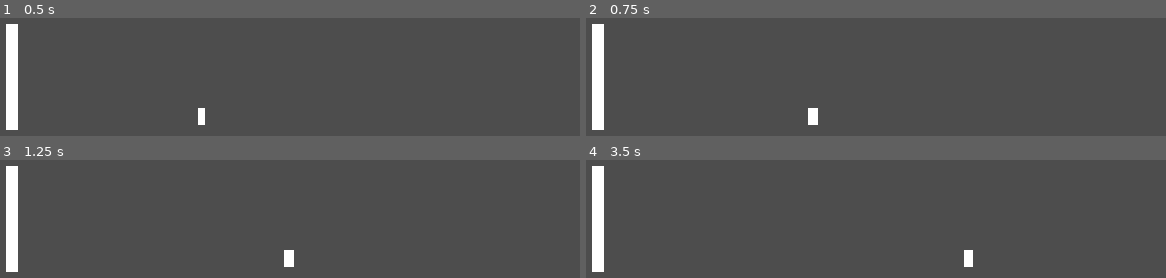
Above: before the commit, frames 1-4 (two rows, left to right).
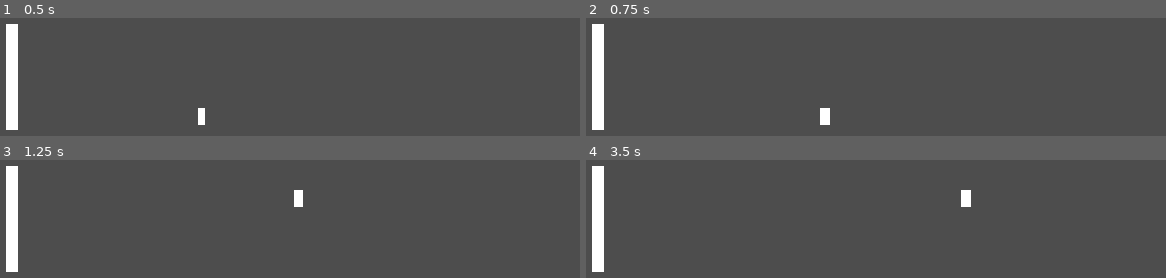
Above: after the commit, the same moments.

Repository: andre-felipe-wonsik-alves/seinfo-26
Game: Godot game, scene res://Scenes/root.tscn
The game is run twice, just before and just after one commit, with the same random seed, the same clock (stepped at 60 frames per second) and the same inputs. Before the commit the project has no main scene; this scene is started directly in both runs.
Inputs:
- Up to frame 1 (0.5 s): no input
- Up to frame 2 (0.75 s): hold D (right) from 0.53 s (still down); hold Shift (run, bound only after the commit) from 0.53 s (still down)
- Up to frame 3 (1.25 s): keep holding D (right); keep holding Shift (run, bound only after the commit); tap Space (jump, bound only after the commit) at 0.77, 0.8, 1.07 s
- Up to frame 4 (3.5 s): release Shift (run, bound only after the commit) at 1.28 s; tap Space (jump, bound only after the commit) at 1.35, 1.52, 1.82, 2.3, 3.02, 3.32 s; tap Shift (run, bound only after the commit) at 1.55, 2.85 s; release D (right) at 2.03 s; hold A (left) 2.03-2.78 s; hold Shift (run, bound only after the commit) 2.03-2.78 s; hold D (right) from 2.78 s (still down)

Frame 1 is identical in both runs. In frame 2, 0.5% of the frame differs, in the area x 38-43%, y 76-91%; in frame 3, 0.5%; in frame 4, 0.5%.

Commit message:
feat: adiciona MachineState e outros Estados

Diff:
--- a/Jogo/Scenes/player.tscn
+++ b/Jogo/Scenes/player.tscn
@@ -3,6 +3,13 @@
 [ext_resource type="Script" uid="uid://b8t4d1xecaopc" path="res://Scripts/player.gd" id="1_cvnsp"]
 [ext_resource type="Script" uid="uid://2an7o7ygeo8g" path="res://Scripts/Components/InputComponent.gd" id="1_v0iea"]
 [ext_resource type="Script" uid="uid://dwfp3bw0nq5o0" path="res://Scripts/Components/MovementComponent.gd" id="3_6t5aa"]
+[ext_resource type="Script" path="res://Scripts/StateMachine/state_machine.gd" id="4_smach"]
+[ext_resource type="Script" path="res://Scripts/StateMachine/States/idle_state.gd" id="5_idle"]
+[ext_resource type="Script" path="res://Scripts/StateMachine/States/walking_state.gd" id="6_walk"]
+[ext_resource type="Script" path="res://Scripts/StateMachine/States/running_state.gd" id="7_run"]
+[ext_resource type="Script" path="res://Scripts/StateMachine/States/jumping_state.gd" id="8_jump"]
+[ext_resource type="Script" path="res://Scripts/StateMachine/States/falling_state.gd" id="9_fall"]
+[ext_resource type="Script" path="res://Scripts/StateMachine/States/climbing_state.gd" id="10_climb"]
 
 [sub_resource type="RectangleShape2D" id="RectangleShape2D_86cna"]
 
@@ -40,3 +47,26 @@
 model = NodePath("../MeshInstance2D")
 speed = 300.0
 metadata/_custom_type_script = "uid://dwfp3bw0nq5o0"
+
+[node name="StateMachine" type="Node" parent="." node_paths=PackedStringArray("initial_state")]
+unique_name_in_owner = true
+script = ExtResource("4_smach")
+initial_state = NodePath("Idle")
+
+[node name="Idle" type="Node" parent="StateMachine"]
+script = ExtResource("5_idle")
+
+[node name="Walking" type="Node" parent="StateMachine"]
+script = ExtResource("6_walk")
+
+[node name="Running" type="Node" parent="StateMachine"]
+script = ExtResource("7_run")
+
+[node name="Jumping" type="Node" parent="StateMachine"]
+script = ExtResource("8_jump")
+
+[node name="Falling" type="Node" parent="StateMachine"]
+script = ExtResource("9_fall")
+
+[node name="Climbing" type="Node" parent="StateMachine"]
+script = ExtResource("10_climb")
--- a/Jogo/Scripts/Components/InputComponent.gd
+++ b/Jogo/Scripts/Components/InputComponent.gd
@@ -1,6 +1,13 @@
 class_name InputComponent extends Node
 
 var move_dir: Vector2 = Vector2.ZERO
+var jump_just_pressed: bool = false
+var run_pressed: bool = false
+var up_pressed: bool = false
+
 
 func update() -> void:
-	move_dir = Input.get_vector("left","right","up","down")
+	move_dir = Input.get_vector("left", "right", "up", "down")
+	jump_just_pressed = Input.is_action_just_pressed("jump")
+	run_pressed = Input.is_action_pressed("run")
+	up_pressed = Input.is_action_pressed("up")
--- a/Jogo/Scripts/Components/MovementComponent.gd
+++ b/Jogo/Scripts/Components/MovementComponent.gd
@@ -3,25 +3,49 @@
 @export var body: CharacterBody2D
 @export var model: Node2D
 @export var speed := 10.0
+@export var run_multiplier := 1.6
+@export var jump_force := 1000.0
 @export var gravity_multiplier := 3.0
+@export var climb_speed_scale := 0.6 # velocidade horizontal reduzida enquanto escala
 
-var direction: Vector2 = Vector2.ZERO
 var can_climb: bool = false
 
-func execute(delta: float) -> void:
+# --- Ações que os States chamam a cada frame de física ---
+# Cada uma mexe só numa parte do velocity. Quem decide QUAIS chamar é o State.
+
+func move_horizontal(dir_x: float, speed_scale: float = 1.0) -> void:
 	if body == null:
 		return
+	body.velocity.x = dir_x * speed * speed_scale
 
-	body.velocity.x = direction.x * speed
 
-	# Escalada e Gravidade
-	if can_climb and Input.is_action_pressed("up"):
-		body.velocity.y = direction.y * speed if direction.y != 0 else -speed
-	else:
-		if not body.is_on_floor():
-			body.velocity += body.get_gravity() * delta * gravity_multiplier
+func apply_gravity(delta: float) -> void:
+	if body == null:
+		return
+	body.velocity += body.get_gravity() * delta * gravity_multiplier
 
-	body.move_and_slide()
+
+func jump() -> void:
+	if body == null:
+		return
+	body.velocity.y = -jump_force
+
+
+func climb(dir_y: float) -> void:
+	if body == null:
+		return
+	body.velocity.y = dir_y * speed
+
+
+func stop_vertical() -> void:
+	if body:
+		body.velocity.y = 0.0
+
+
+func move_and_slide() -> void:
+	if body:
+		body.move_and_slide()
+
 
 func _on_can_climb(value: bool) -> void:
 	can_climb = value
--- /dev/null
+++ b/Jogo/Scripts/StateMachine/States/climbing_state.gd
@@ -0,0 +1,28 @@
+class_name ClimbingState extends State
+
+
+func enter() -> void:
+	# Zera a velocidade vertical ao agarrar na escada — sem isso, o impulso
+	# de uma queda ou pulo anterior "vazaria" pro início da escalada.
+	player.movement_component.stop_vertical()
+
+
+func physics_update(_delta: float) -> void:
+	var input := player.input_component
+	var movement := player.movement_component
+
+	# Saiu da área da escada (ClimbableComponent avisou can_climb = false)?
+	if not movement.can_climb:
+		state_machine.transition_to("Falling")
+		return
+
+	# Sem gravidade aqui — é essa a principal diferença física do Climbing.
+	movement.move_horizontal(input.move_dir.x, movement.climb_speed_scale)
+	movement.climb(input.move_dir.y)
+
+	# Chegou ao chão e soltou o "up" -> volta a andar normalmente.
+	if player.is_on_floor() and input.move_dir.y >= 0.0 and not input.up_pressed:
+		state_machine.transition_to("Idle")
+		return
+
+	movement.move_and_slide()
--- /dev/null
+++ b/Jogo/Scripts/StateMachine/States/falling_state.gd
@@ -0,0 +1,25 @@
+class_name FallingState extends State
+
+
+func physics_update(delta: float) -> void:
+	var input := player.input_component
+	var movement := player.movement_component
+
+	movement.move_horizontal(input.move_dir.x)
+	movement.apply_gravity(delta)
+
+	if movement.can_climb and input.up_pressed:
+		state_machine.transition_to("Climbing")
+		return
+
+	if player.is_on_floor():
+		if input.move_dir.x != 0.0:
+			if input.run_pressed:
+				state_machine.transition_to("Running")
+			else:
+				state_machine.transition_to("Walking")
+		else:
+			state_machine.transition_to("Idle")
+		return
+
+	movement.move_and_slide()
--- /dev/null
+++ b/Jogo/Scripts/StateMachine/States/idle_state.gd
@@ -0,0 +1,36 @@
+class_name IdleState extends State
+
+
+func enter() -> void:
+	player.movement_component.move_horizontal(0.0)
+
+
+func physics_update(delta: float) -> void:
+	var input := player.input_component
+	var movement := player.movement_component
+
+	# Prioridade 1: chão sumiu debaixo de mim -> caindo
+	if not player.is_on_floor():
+		movement.apply_gravity(delta)
+		state_machine.transition_to("Falling")
+		return
+
+	# Prioridade 2: encostei numa escada e quero subir/descer
+	if movement.can_climb and input.up_pressed:
+		state_machine.transition_to("Climbing")
+		return
+
+	# Prioridade 3: pulei
+	if input.jump_just_pressed:
+		state_machine.transition_to("Jumping")
+		return
+
+	# Prioridade 4: comecei a andar
+	if input.move_dir.x != 0.0:
+		if input.run_pressed:
+			state_machine.transition_to("Running")
+		else:
+			state_machine.transition_to("Walking")
+		return
+
+	movement.move_and_slide()
--- /dev/null
+++ b/Jogo/Scripts/StateMachine/States/jumping_state.gd
@@ -0,0 +1,28 @@
+class_name JumpingState extends State
+
+
+func enter() -> void:
+	# O impulso pra cima acontece só UMA vez, exatamente ao entrar no estado.
+	# É por isso que "enter()" existe: sem ele, teríamos que controlar
+	# manualmente "já pulei ou não" com mais uma variável booleana solta.
+	player.movement_component.jump()
+
+
+func physics_update(delta: float) -> void:
+	var input := player.input_component
+	var movement := player.movement_component
+
+	movement.move_horizontal(input.move_dir.x)
+	movement.apply_gravity(delta)
+
+	if movement.can_climb and input.up_pressed:
+		state_machine.transition_to("Climbing")
+		return
+
+	# Assim que a velocidade vertical vira positiva, a gravidade já venceu
+	# o impulso do pulo e o personagem começou a cair de verdade.
+	if player.velocity.y >= 0.0:
+		state_machine.transition_to("Falling")
+		return
+
+	movement.move_and_slide()
--- /dev/null
+++ b/Jogo/Scripts/StateMachine/States/running_state.gd
@@ -0,0 +1,32 @@
+class_name RunningState extends State
+
+
+func physics_update(delta: float) -> void:
+	var input := player.input_component
+	var movement := player.movement_component
+
+	# Único diferencial real do Running em relação ao Walking: o speed_scale.
+	movement.move_horizontal(input.move_dir.x, movement.run_multiplier)
+
+	if not player.is_on_floor():
+		movement.apply_gravity(delta)
+		state_machine.transition_to("Falling")
+		return
+
+	if movement.can_climb and input.up_pressed:
+		state_machine.transition_to("Climbing")
+		return
+
+	if input.jump_just_pressed:
+		state_machine.transition_to("Jumping")
+		return
+
+	if input.move_dir.x == 0.0:
+		state_machine.transition_to("Idle")
+		return
+
+	if not input.run_pressed:
+		state_machine.transition_to("Walking")
+		return
+
+	movement.move_and_slide()
--- /dev/null
+++ b/Jogo/Scripts/StateMachine/States/walking_state.gd
@@ -0,0 +1,31 @@
+class_name WalkingState extends State
+
+
+func physics_update(delta: float) -> void:
+	var input := player.input_component
+	var movement := player.movement_component
+
+	movement.move_horizontal(input.move_dir.x)
+
+	if not player.is_on_floor():
+		movement.apply_gravity(delta)
+		state_machine.transition_to("Falling")
+		return
+
+	if movement.can_climb and input.up_pressed:
+		state_machine.transition_to("Climbing")
+		return
+
+	if input.jump_just_pressed:
+		state_machine.transition_to("Jumping")
+		return
+
+	if input.move_dir.x == 0.0:
+		state_machine.transition_to("Idle")
+		return
+
+	if input.run_pressed:
+		state_machine.transition_to("Running")
+		return
+
+	movement.move_and_slide()
--- /dev/null
+++ b/Jogo/Scripts/StateMachine/state.gd
@@ -0,0 +1,24 @@
+class_name State extends Node
+
+# Preenchidos automaticamente pela StateMachine quando o jogo começa.
+var player: Player
+var state_machine: StateMachine
+
+
+## Roda uma vez, no exato frame em que o estado se torna o atual.
+## Bom lugar para: tocar animação, tocar som, resetar alguma variável (ex: pulo).
+func enter() -> void:
+	pass
+
+
+## Roda una vez, no frame em que o estado deixa de ser o atual.
+## Bom lugar para: parar um som, limpar algo que só fazia sentido nesse estado.
+func exit() -> void:
+	pass
+
+
+## Roda TODO frame de física enquanto este for o estado atual.
+## É aqui que a movimentação de verdade acontece e que decidimos
+## se é hora de transicionar para outro estado.
+func physics_update(_delta: float) -> void:
+	pass
--- /dev/null
+++ b/Jogo/Scripts/StateMachine/state_machine.gd
@@ -0,0 +1,51 @@
+class_name StateMachine extends Node
+
+## Arraste aqui, no Inspector, qual dos States filhos começa ativo (ex: Idle).
+@export var initial_state: State
+
+var current_state: State
+var states: Dictionary = {}
+
+@onready var player: Player = get_parent() as Player
+
+
+func _ready() -> void:
+	if not player.is_node_ready():
+		await player.ready
+
+	for child in get_children():
+		if child is State:
+			states[child.name] = child
+			child.player = player
+			child.state_machine = self
+
+	if initial_state:
+		_change_state(initial_state)
+	else:
+		push_warning("StateMachine sem initial_state definido no Inspector.")
+
+
+## Chamado pelo Player a cada _physics_process — repassa pro estado atual.
+func physics_update(delta: float) -> void:
+	if current_state:
+		current_state.physics_update(delta)
+
+
+## É assim que um State pede pra trocar de estado: state_machine.transition_to("Jumping")
+func transition_to(state_name: StringName) -> void:
+	if not states.has(state_name):
+		push_warning("Estado '%s' não existe como filho da StateMachine." % state_name)
+		return
+
+	var new_state: State = states[state_name]
+	if new_state == current_state:
+		return
+
+	_change_state(new_state)
+
+
+func _change_state(new_state: State) -> void:
+	if current_state:
+		current_state.exit()
+	current_state = new_state
+	current_state.enter()
--- a/Jogo/Scripts/player.gd
+++ b/Jogo/Scripts/player.gd
@@ -2,11 +2,11 @@
 
 @onready var input_component: InputComponent = %InputComponent
 @onready var movement_component: MovementComponent = %MovementComponent
+@onready var state_machine: StateMachine = %StateMachine
 
 func _physics_process(delta: float) -> void:
 	# Lendo os inputs
 	input_component.update()
 
-	# Mexendo a mesh
-	movement_component.direction = input_component.move_dir
-	movement_component.execute(delta)
+	# Quem decide o que fazer com o input agora é o estado atual da FSM.
+	state_machine.physics_update(delta)
--- a/Jogo/project.godot
+++ b/Jogo/project.godot
@@ -11,6 +11,7 @@
 [application]
 
 config/name="SEINFO 26"
+run/main_scene="uid://cgx67nc3x4tq"
 config/features=PackedStringArray("4.7", "Forward Plus")
 config/icon="res://icon.svg"
 
@@ -44,6 +45,16 @@
 "events": [Object(InputEventKey,"resource_local_to_scene":false,"resource_name":"","device":-1,"window_id":0,"alt_press …(192 unchanged characters)…
 ]
 }
+jump={
+"deadzone": 0.2,
+"events": [Object(InputEventKey,"resource_local_to_scene":false,"resource_name":"","device":-1,"window_id":0,"alt_pressed":false,"shift_pressed":false,"ctrl_pressed":false,"meta_pressed":false,"pressed":false,"keycode":0,"physical_keycode":32,"key_label":0,"unicode":32,"location":0,"echo":false,"script":null)
+]
+}
+run={
+"deadzone": 0.2,
+"events": [Object(InputEventKey,"resource_local_to_scene":false,"resource_name":"","device":-1,"window_id":0,"alt_pressed":false,"shift_pressed":false,"ctrl_pressed":false,"meta_pressed":false,"pressed":false,"keycode":0,"physical_keycode":4194325,"key_label":0,"unicode":0,"location":0,"echo":false,"script":null)
+]
+}
 
 [physics]
 
Not shown, added: Jogo/Scripts/StateMachine/States/climbing_state.gd.uid
Not shown, added: Jogo/Scripts/StateMachine/States/falling_state.gd.uid
Not shown, added: Jogo/Scripts/StateMachine/States/idle_state.gd.uid
Not shown, added: Jogo/Scripts/StateMachine/States/jumping_state.gd.uid
Not shown, added: Jogo/Scripts/StateMachine/States/running_state.gd.uid
Not shown, added: Jogo/Scripts/StateMachine/States/walking_state.gd.uid
Not shown, added: Jogo/Scripts/StateMachine/state.gd.uid
Not shown, added: Jogo/Scripts/StateMachine/state_machine.gd.uid
